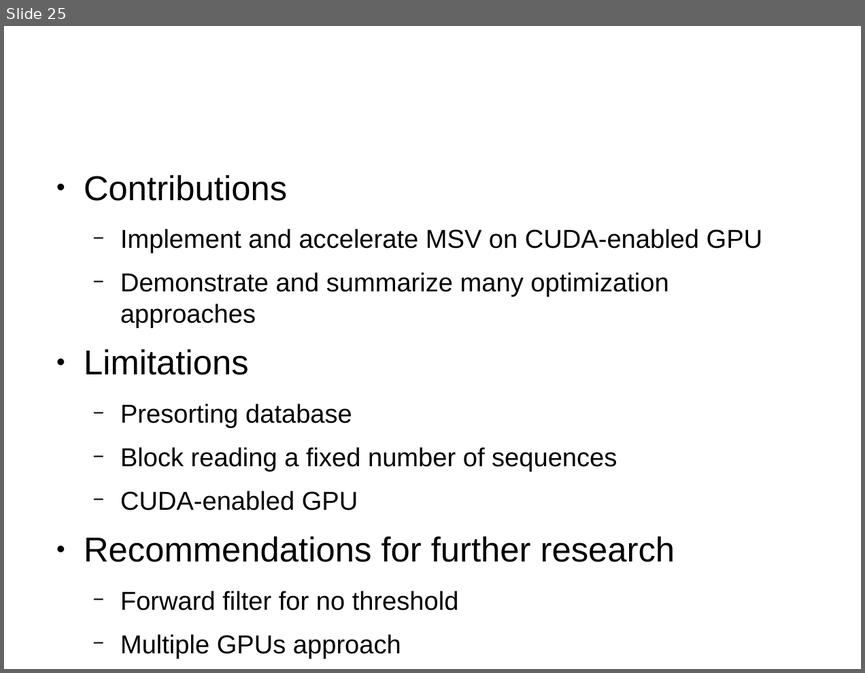
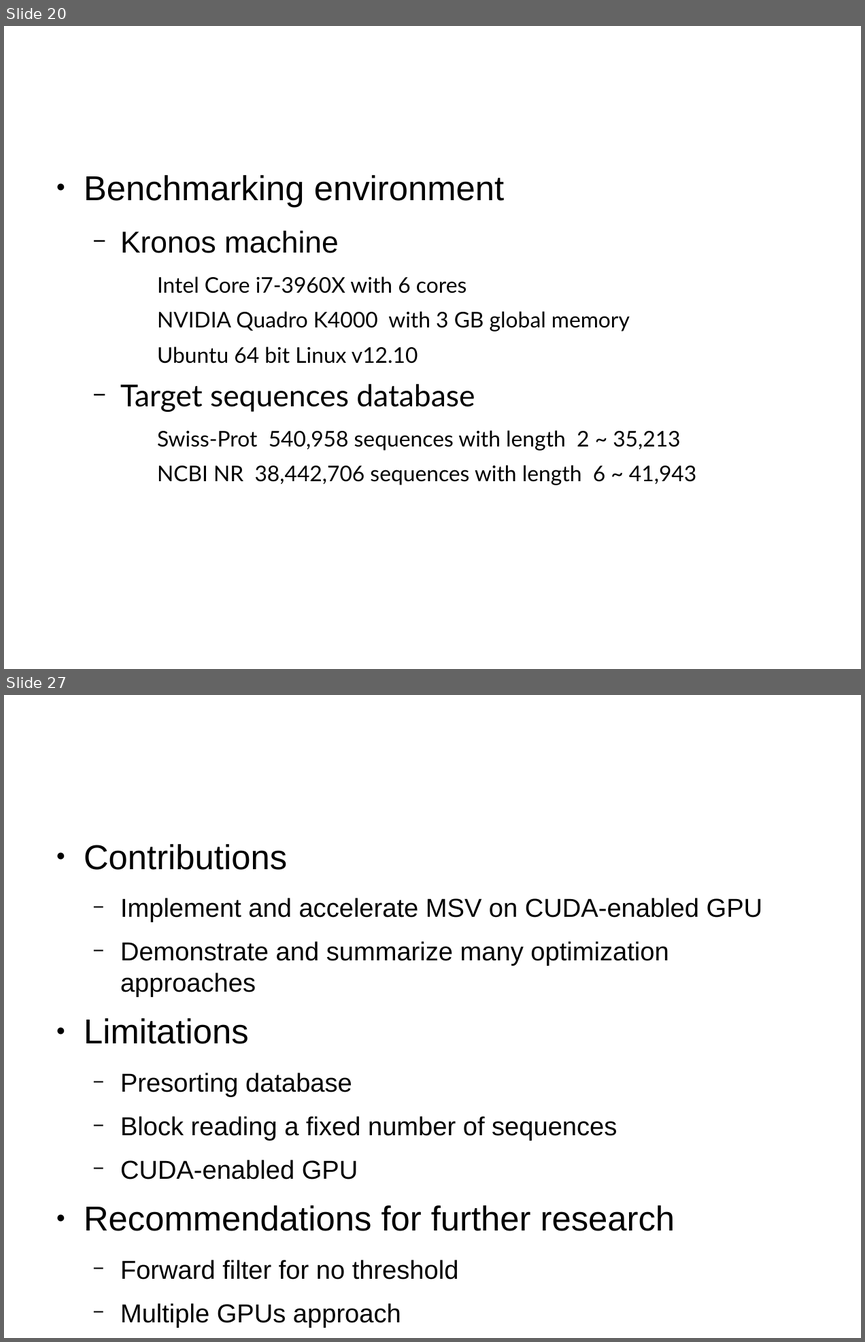
Before and after one commit to forestcheng/cudahmmsearch, a slide deck: thesis/thesisDefense.odp. Shown one above the other, each under a label of ours: slide 25 before the commit, slides 20 and 27 after it; the slides between them are not shown. The pictures are 865x673 and 865x1342 pixels, drawn with LibreOffice and Linux fonts; fonts in the diff are those of the drawing; background and template pictures are left out. Boxes give left, top, right and bottom in pixels: in the first picture for what was removed or moved away, otherwise in the second. Text is boxed around its words. In the diff, an @@ line names an element or a change of style, - is before the commit and + after.

```diff
--- a/thesis/thesisDefense.odp
+++ b/thesis/thesisDefense.odp
@@ slide 20 added at [4, 26, 861, 669], background #FFFFFF @@
@@ title added at [47, 39, 651, 135], 36 pt, text #FFFFFF @@
+Benchmark results and discussion
@@ text added at [84, 175, 696, 485], 20 pt, text #000000 @@
+● Benchmarking environment
+  − Kronos machine
+    Intel Core i7-3960X with 6 cores
+    NVIDIA Quadro K4000 with 3 GB global memory
+    Ubuntu 64 bit Linux v12.10
+  − Target sequences database
+    Swiss-Prot 540,958 sequences with length 2 ~ 35,213
+    NCBI NR 38,442,706 sequences with length 6 ~ 41,943
@@ what was slide 25 is now slide 27 @@
```
Also in this commit, not shown: 15 slides changed, 2 other slides added, 1 slide removed, 1 other file.
